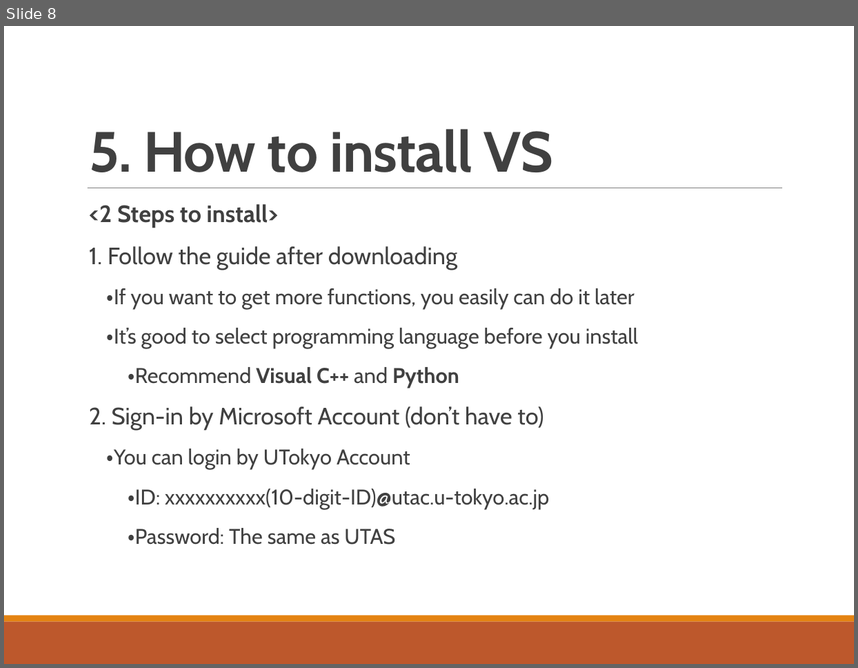
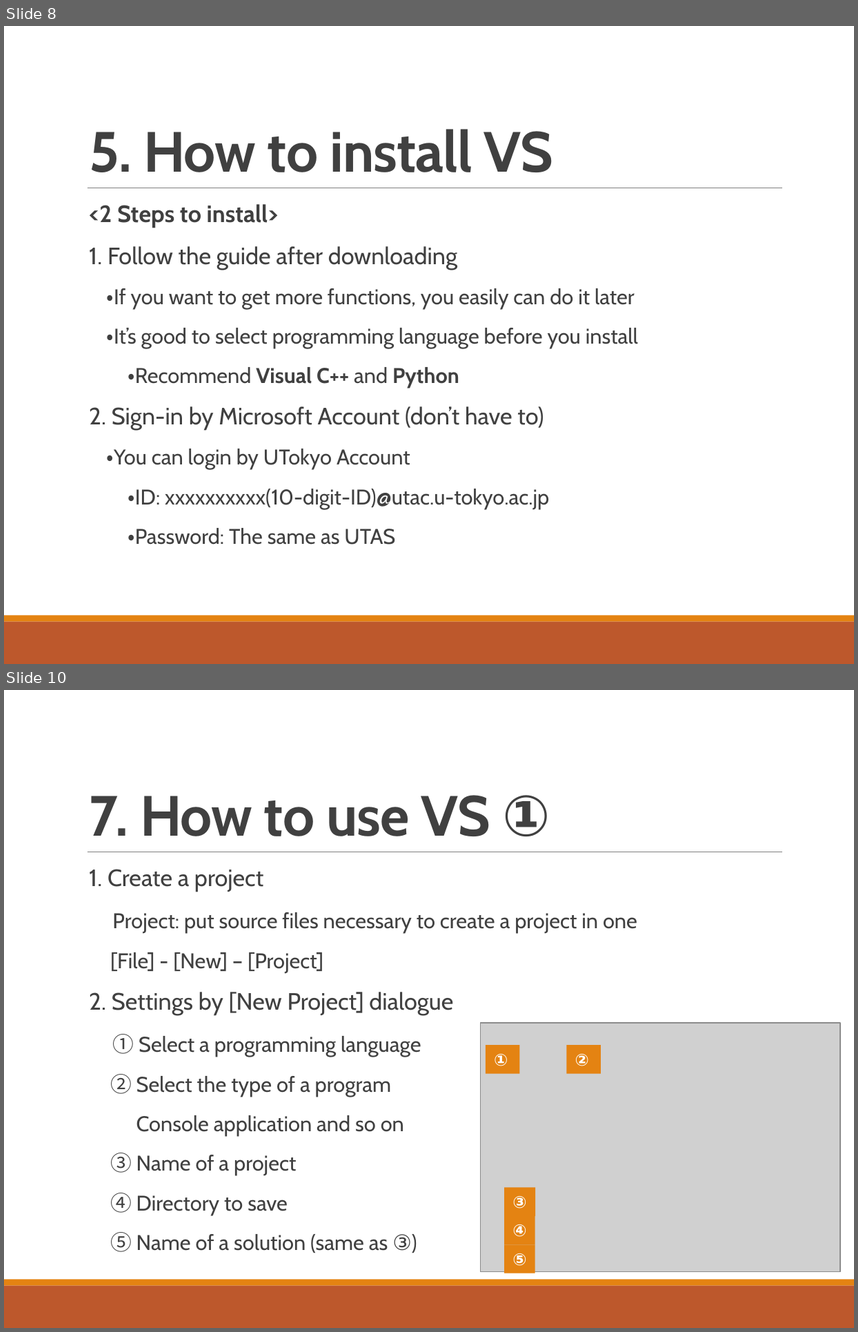
Before and after one commit to whcitizen/citizen-_task, a slide deck: 02_working/07_IDE/02_スライド/IDE&VS_20180508.pptx. Shown one above the other, each under a label of ours: slide 8 before the commit, slides 8 and 10 after it; the slides between them are not shown. The pictures are 858x668 and 858x1332 pixels, drawn with LibreOffice and Linux fonts; fonts in the diff are those of the drawing; grey boxes stand for pictures. Boxes give left, top, right and bottom in pixels: in the first picture for what was removed or moved away, otherwise in the second. Text is boxed around its words. In the diff, an @@ line names an element or a change of style, - is before the commit and + after.

```diff
--- a/02_working/07_IDE/02_スライド/IDE&VS_20180508.pptx
+++ b/02_working/07_IDE/02_スライド/IDE&VS_20180508.pptx
@@ slide 10 added at [4,690,854,1328], background #FFFFFF; not listed: 3 template elements that a slide beside it also shows @@
@@ title added at [89,795,550,836], 48 pt, text #404040, bold @@
+7. How to use VS ①
@@ text added at [89,869,637,1252], 18 pt, text #404040 @@
+  1. Create a project
+  Project: put source files necessary to create a project in one
+  [File] - [New] – [Project]
+  2. Settings by [New Project] dialogue
+  ① Select a programming language
+  ② Select the type of a program
+  Console application and so on
+  ③ Name of a project
+  ④ Directory to save
+  ⑤ Name of a solution (same as ③)
@@ picture added at [481,1023,840,1270] @@
@@ rectangle added at [486,1045,520,1074], fill #E48312, 14 pt, text #FFFFFF, bold @@
+①
@@ rectangle added at [567,1045,601,1074], fill #E48312, 14 pt, text #FFFFFF, bold @@
+②
@@ rectangle added at [505,1187,535,1216], fill #E48312, 14 pt, text #FFFFFF, bold @@
+③
@@ rectangle added at [505,1215,535,1244], fill #E48312, 14 pt, text #FFFFFF, bold @@
+④
@@ rectangle added at [505,1244,535,1273], fill #E48312, 14 pt, text #FFFFFF, bold @@
+⑤
```
Also in this commit, not shown: 6 slides changed, 2 other slides added, 1 slide removed, 14 other files.
